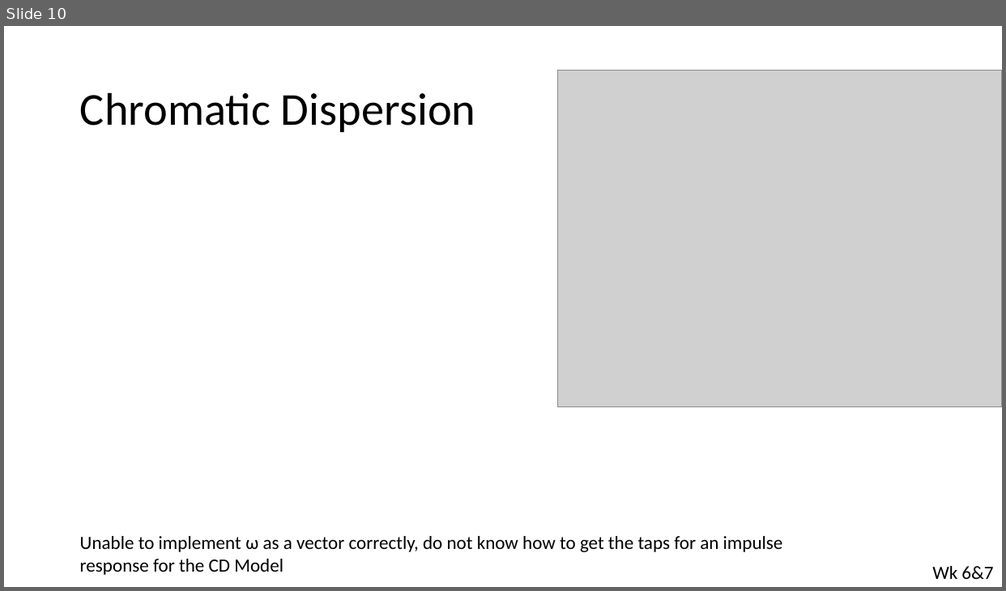
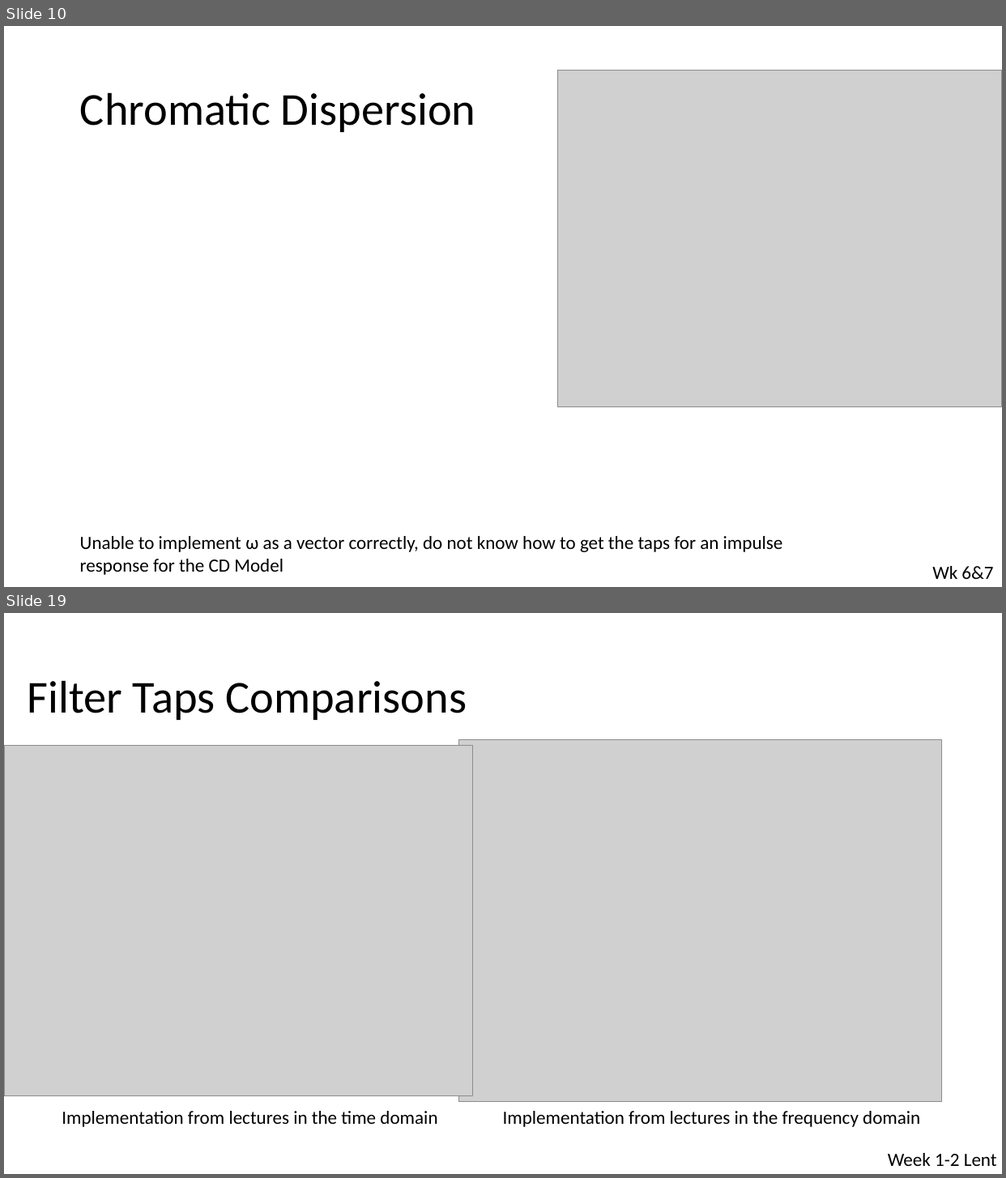
Before and after one commit to Emc54/CoherentTransceivers, a slide deck: Master's meetings presentation.pptx. Shown one above the other, each under a label of ours: slide 10 before the commit, slides 10 and 19 after it; the slides between them are not shown. The pictures are 1006x591 and 1006x1178 pixels, drawn with LibreOffice and Linux fonts; fonts in the diff are those of the drawing; grey boxes stand for pictures. Boxes give left, top, right and bottom in pixels: in the first picture for what was removed or moved away, otherwise in the second. Text is boxed around its words. In the diff, an @@ line names an element or a change of style, - is before the commit and + after.

```diff
--- a/Master's meetings presentation.pptx
+++ b/Master's meetings presentation.pptx
@@ slide 19 added at (4, 613, 1002, 1174), background #FFFFFF @@
@@ title added at (27, 680, 467, 720), 44 pt, text #000000 @@
+Filter Taps Comparisons
@@ picture added at (4, 746, 473, 1097) @@
@@ picture added at (458, 739, 941, 1102) @@
@@ text added at (62, 1111, 437, 1127), 18 pt, text #000000 @@
+Implementation from lectures in the time domain
@@ text added at (503, 1111, 920, 1127), 18 pt, text #000000 @@
+Implementation from lectures in the frequency domain
@@ text added at (888, 1153, 997, 1166), 18 pt, text #000000 @@
+Week 1-2 Lent
```
Also in this commit, not shown: 5 slides changed, 5 other slides added, 2 slides removed, 2 other files.
